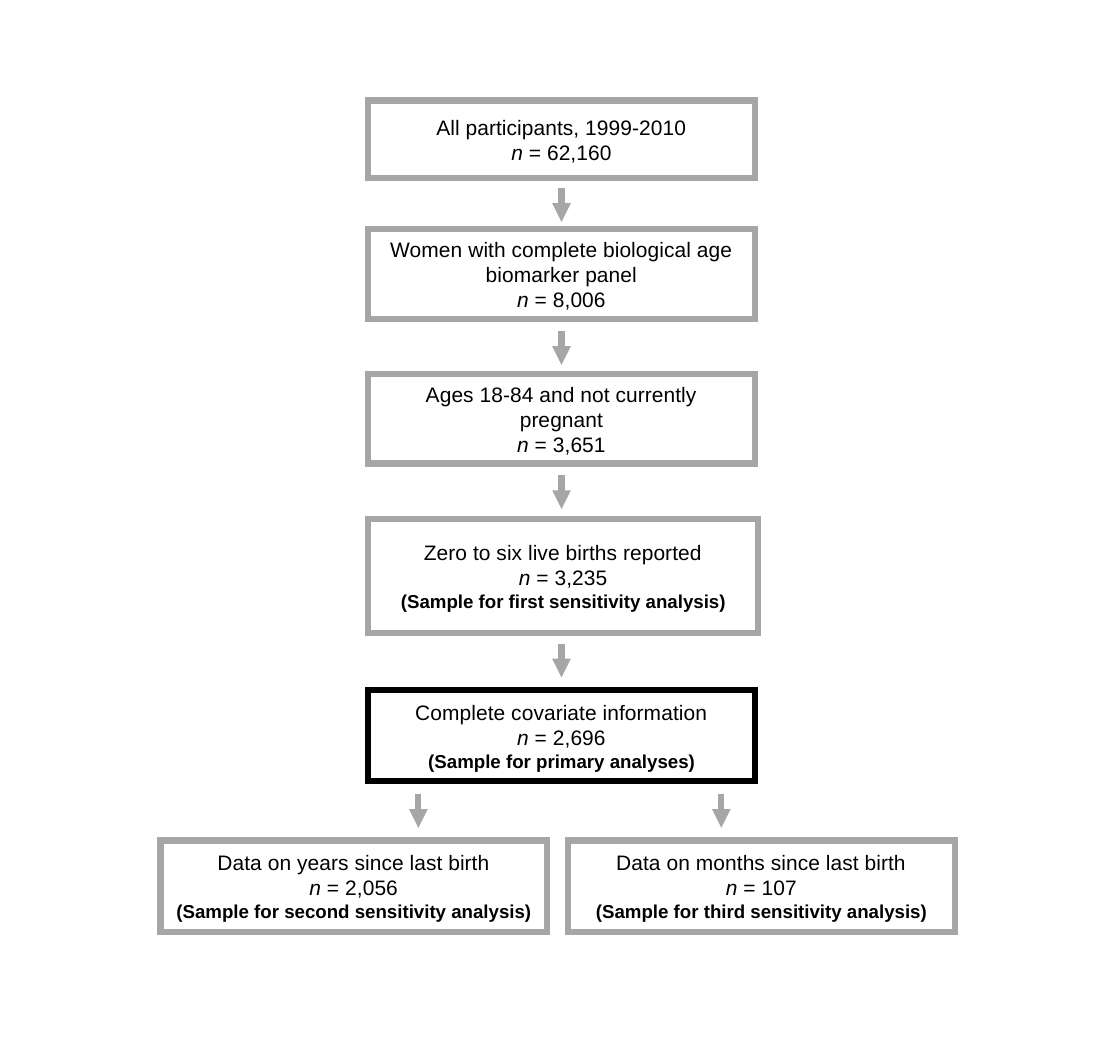
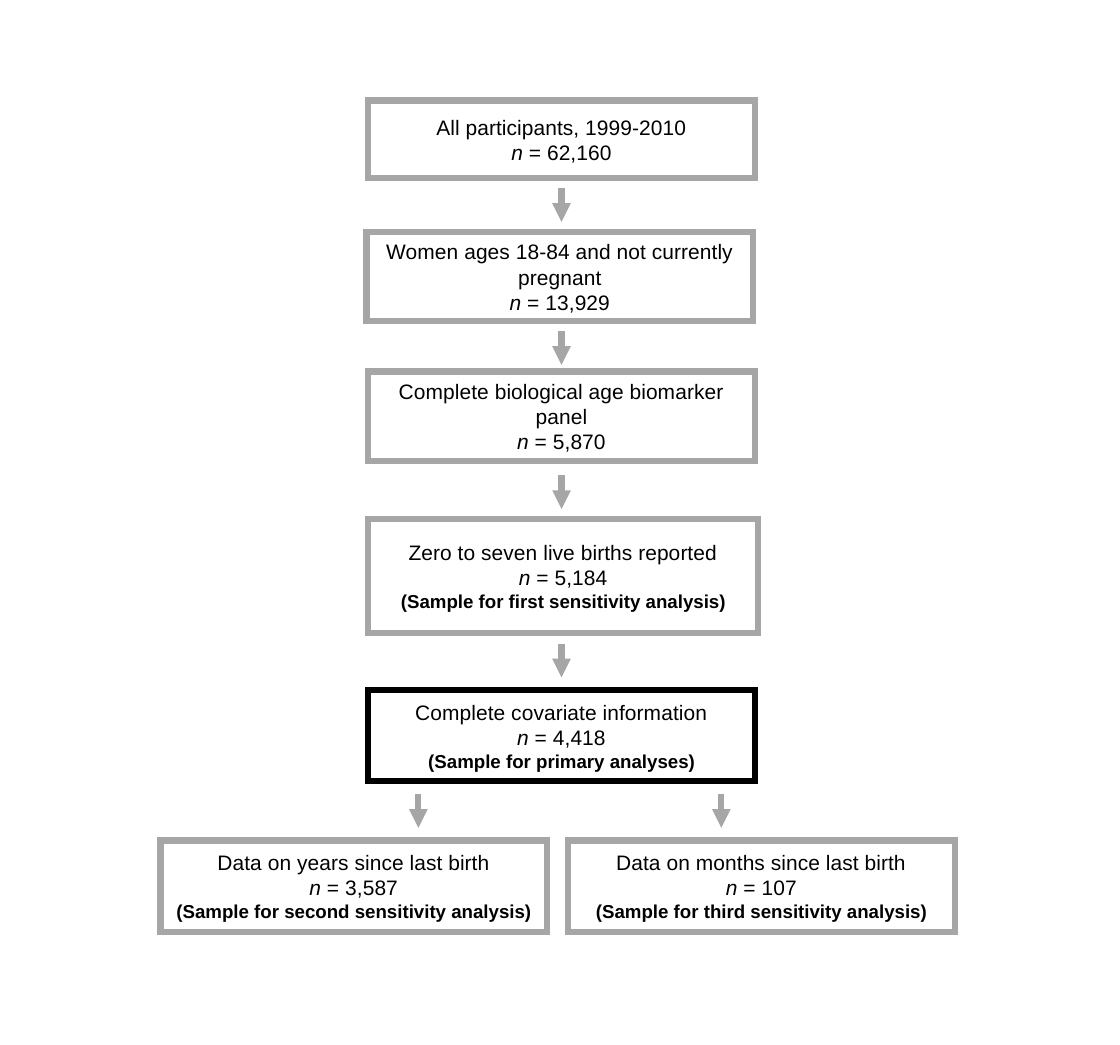
Before and after one commit to CPRyan/NHANES_CoR, a slide deck: slide 1 of Documents/Flowchart 090920.pptx. Drawn at 1120x1045 pixels with LibreOffice and Linux fonts; fonts in the diff are those of the drawing. Boxes give left, top, right and bottom in pixels: in the first picture for what was removed or moved away, otherwise in the second. Text is boxed around its words. In the diff, an @@ line names an element or a change of style, - is before the commit and + after.

```diff
--- a/Documents/Flowchart 090920.pptx
+++ b/Documents/Flowchart 090920.pptx
@@ rectangle "Women ages 18-84 and not ..." moved from (x1=369, y1=375, x2=756, y2=464) to (x1=366, y1=231, x2=753, y2=321) @@
@@ text in rectangle at (x1=386, y1=244, x2=733, y2=313): text changed @@
-Ages 18-84 and not currently pregnant
-n = 3,651
+Women ages 18-84 and not currently pregnant
+n = 13,929
@@ rectangle "Complete biological age biomarker panel" moved from (x1=369, y1=230, x2=756, y2=320) to (x1=369, y1=372, x2=756, y2=461) @@
@@ text in rectangle at (x1=399, y1=384, x2=724, y2=452): text changed @@
-Women with complete biological age biomarker panel
-n = 8,006
+Complete biological age biomarker panel
+n = 5,870
@@ text in rectangle at (x1=409, y1=545, x2=716, y2=588): text changed @@
-Zero to six live births reported
-n = 3,235
+Zero to seven live births reported
+n = 5,184
@@ text in rectangle at (x1=517, y1=730, x2=606, y2=748): text changed @@
-n = 2,696
+n = 4,418
@@ text in rectangle at (x1=309, y1=880, x2=398, y2=898): text changed @@
-n = 2,056
+n = 3,587
```
Also in this commit, not shown: 9 other files.
